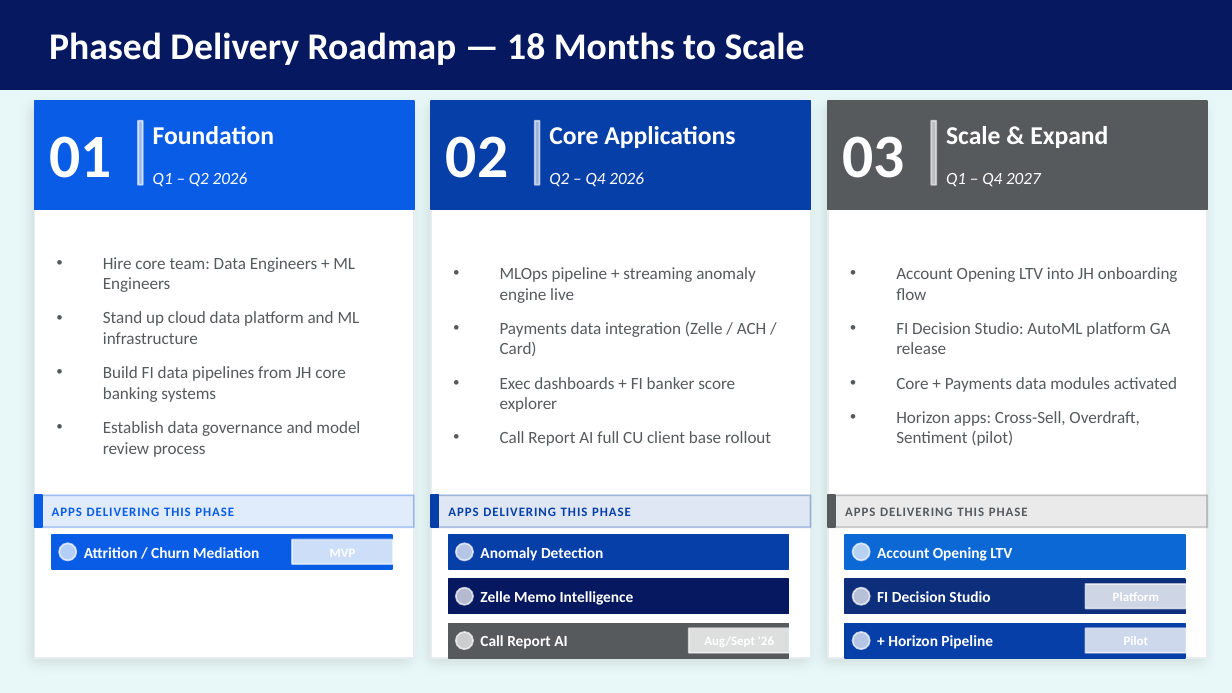
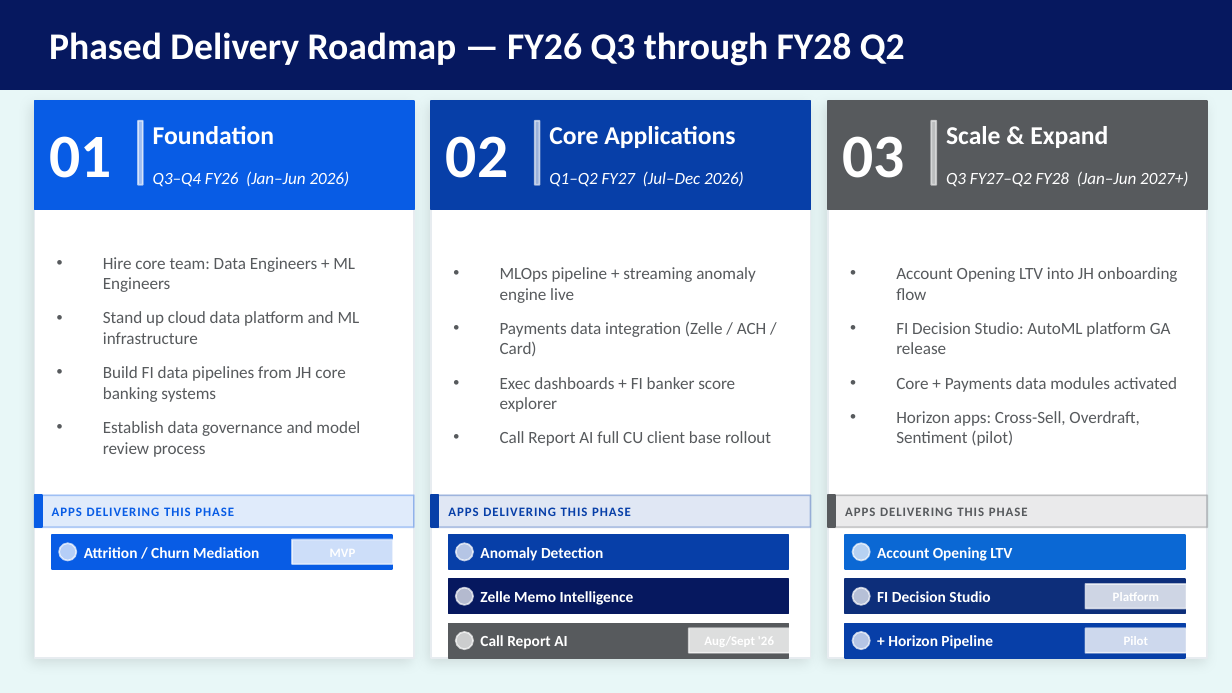
Before and after one commit to MonkeyWrenchGang/jhai_presentations, a slide deck: slide 20 of JH_DS_Strategy_JHBI.pptx. Drawn at 1232x693 pixels with LibreOffice and Linux fonts; fonts in the diff are those of the drawing. Boxes give left, top, right and bottom in pixels: in the first picture for what was removed or moved away, otherwise in the second. Text is boxed around its words. In the diff, an @@ line names an element or a change of style, - is before the commit and + after.

```diff
--- a/JH_DS_Strategy_JHBI.pptx
+++ b/JH_DS_Strategy_JHBI.pptx
@@ text at [49, 32, 905, 66]: text changed @@
-Phased Delivery Roadmap — 18 Months to Scale
+Phased Delivery Roadmap — FY26 Q3 through FY28 Q2
@@ text at [153, 171, 350, 187]: text changed @@
-Q1 – Q2 2026
+Q3–Q4 FY26 (Jan–Jun 2026)
@@ text at [549, 171, 744, 187]: text changed @@
-Q2 – Q4 2026
+Q1–Q2 FY27 (Jul–Dec 2026)
@@ text at [946, 171, 1188, 187]: text changed @@
-Q1 – Q4 2027
+Q3 FY27–Q2 FY28 (Jan–Jun 2027+)
```
Also in this commit, not shown: 4 other slides changed.
